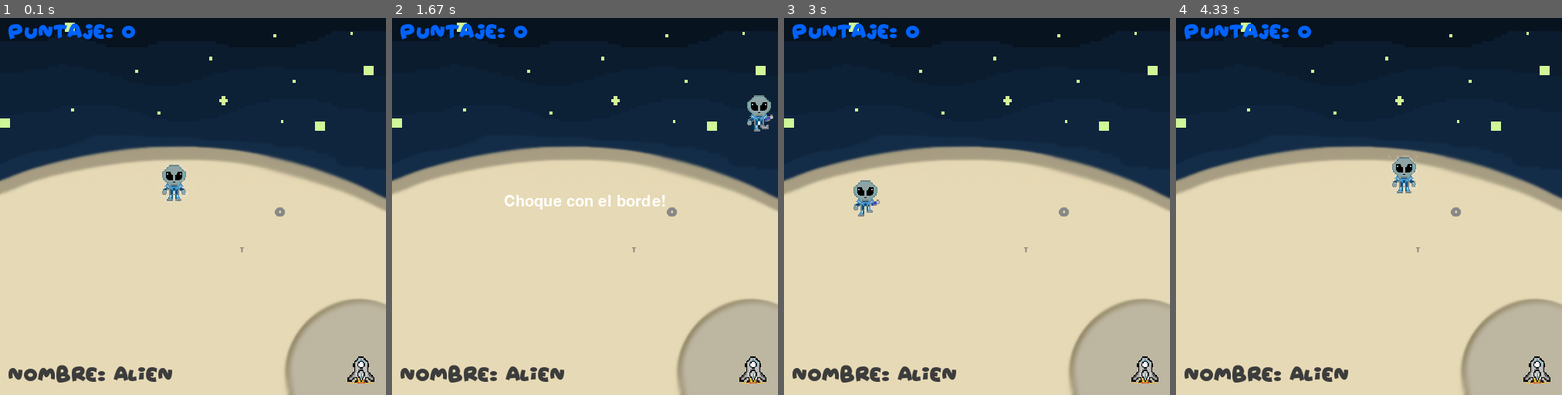
Above: before the commit, frames 1-4 (left to right).
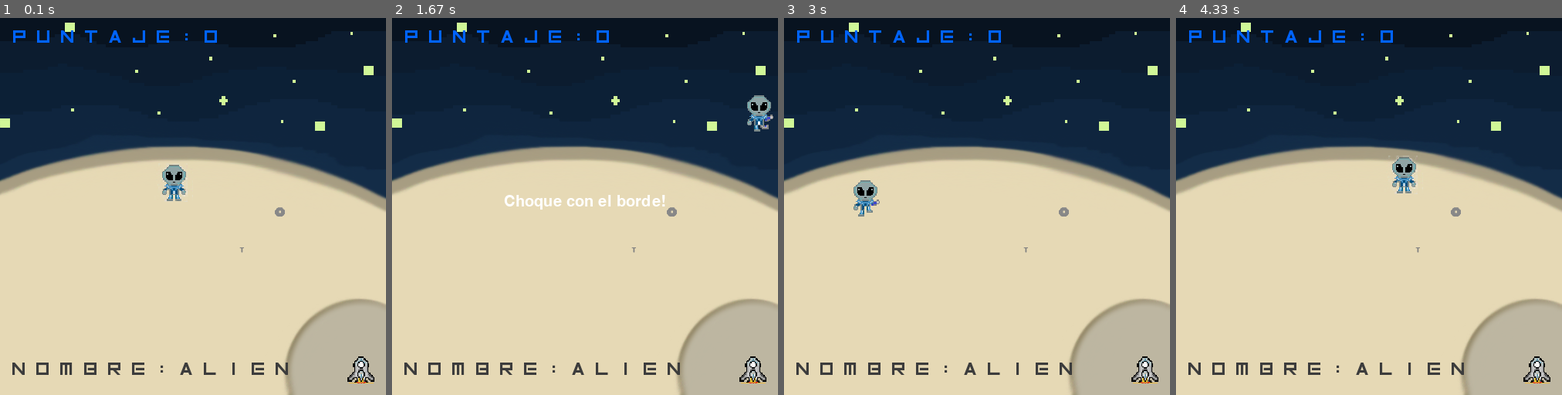
Above: after the commit, the same moments.

Repository: aperez536/pygame
Game: pygame game, started from Aliens.py
Two runs of this game, one before a commit and one after it. Both use one fixed random seed, a clock stepped at 60 frames per second and the inputs below.
Inputs:
- Up to frame 1 (0.1 s): no input
- Up to frame 2 (1.67 s): hold Right 0.33-0.8 s; hold Up 0.83-1.13 s; hold Right 1.17-1.63 s
- Up to frame 3 (3 s): hold Down 2.23-2.53 s; hold Left 2.57-2.97 s
- Up to frame 4 (4.33 s): hold Up 3-3.37 s; hold Right 3.4-4.03 s; hold Down from 4.07 s (still down)

The runs differ from the first frame. In frame 1, 2.5% of the frame differs, in the area x 2-75%, y 1-97%; in frame 2, 2.5%; in frame 3, 2.5%; in frame 4, 2.5%.

Commit message:
Agregada la clase "Menu" a la carpeta de clases. Fonts, musica, minutas. Cambios menores.

Diff:
--- a/Aliens.py
+++ b/Aliens.py
@@ -49,7 +49,7 @@
     time.sleep(1)
     game_loop() #No tiene que volver a empezar
 
-def mensaje2(text): # es igual que mensaje 1?????
+def mensaje2(text):
     largeText = pygame.font.Font('freesansbold.ttf', 20)
     TextSurf, TextRect = texto(text, largeText)
     TextRect.center = ((DISPLAY_ANCHO/2), (DISPLAY_ALTURA/2))
@@ -177,13 +177,13 @@
         config.gameDisplay.fill(NEGRO)
         config.gameDisplay.blit(fondo, (0, 0))
 
-        nuevoMensaje2.Print("Nombre: " + iAlien.name)
+        nuevoMensaje2.Print("Nombre:" + iAlien.name)
 
         iAlien.move(x_var, y_var,contador)
         if Puntaje > 2000:
             nuevoMensaje.Borrar()
         else:
-            nuevoMensaje.Print("Puntaje: " + str(Puntaje))
+            nuevoMensaje.Print("Puntaje:" + str(Puntaje))
 
         nave(x3, y3)
 
--- a/Clases/Constantes.py
+++ b/Clases/Constantes.py
@@ -50,5 +50,4 @@
 ImagenActual = 0
 imagenes[ImagenActual]
 
-#background =  pygame.image.load()
 #background = pygame.transform.scale(background,(500,800)) #Ajuste de la imagen al tamao del display
--- a/Clases/Mensaje.py
+++ b/Clases/Mensaje.py
@@ -23,8 +23,8 @@
     def __init__(self):
         #Default
         self.Color = BLANCO #(255,255,255) sera string?
-        self.Fuente = "Font\\wowsers.ttf"
-        self.Tamano = 20
+        self.Fuente = "Font\\font2.otf"
+        self.Tamano = 50
         self.Posicion = "center"
         self.Padding = 10
         self.GameDisplay = pygame.display.set_mode((DISPLAY_ANCHO, DISPLAY_ALTURA))
--- /dev/null
+++ b/Clases/Menu.py
@@ -0,0 +1,183 @@
+# -*- coding: cp1252 -*-
+import pygame
+import time
+import random
+from logging import addLevelName
+from test.pickletester import DATA0_DIS
+from pygame.locals import *
+
+pygame.init()
+
+pygame.mixer.music.load("Music1.mp3")
+reloj= pygame.time.Clock()
+#pygame.mixer.music.play(1)
+
+
+class Opcion:
+
+    def __init__(self, fuente, titulo, x, y, paridad, funcion_asignada):
+        self.imagen_normal = fuente.render(titulo, 1, (255, 255, 255))
+        self.imagen_destacada = fuente.render(titulo, 1, (200, 0, 0))
+        self.image = self.imagen_normal
+        self.rect = self.image.get_rect()
+        self.rect.x = 500* paridad
+        self.rect.y = y
+        self.funcion_asignada = funcion_asignada
+        self.x = float(self.rect.x)
+
+    def actualizar(self):
+        destino_x = 150
+        self.x += (destino_x - self.x) / 10.0
+        self.rect.x = int(self.x)
+
+    def imprimir(self, screen):
+        screen.blit(self.image, self.rect)
+
+    def destacar(self, estado):
+        if estado:
+            self.image = self.imagen_destacada
+        else:
+            self.image = self.imagen_normal
+
+    def activar(self):
+        self.funcion_asignada()
+
+
+class Cursor:
+
+    def __init__(self, x, y, dy):
+        self.image = pygame.image.load('cursor.png').convert_alpha()
+        self.rect = self.image.get_rect()
+        self.rect.x = x
+        self.y_inicial = y
+        self.dy = dy
+        self.y = 0
+        self.seleccionar(0)
+
+    def actualizar(self):
+        self.y += (self.to_y - self.y) / 10.0
+        self.rect.y = int(self.y)
+
+    def seleccionar(self, indice):
+        self.to_y = self.y_inicial + indice * self.dy
+
+    def imprimir(self, screen):
+        screen.blit(self.image, self.rect)
+
+
+class Menu:
+
+    def __init__(self, opciones):
+        self.opciones = []
+        fuente = pygame.font.Font('Oxin.ttf', 50)
+        x = 105
+        y = 105
+        paridad = 1
+
+        self.cursor = Cursor(x - 80, y, 80) #CURSOR MOVIMIENTO
+
+        for titulo, funcion in opciones:
+            self.opciones.append(Opcion(fuente, titulo, x, y, paridad, funcion))
+            y += 80 #DISTANCIA ENTRE PALABRAS
+            if paridad == 1:
+                paridad = -1
+            else:
+                paridad = 1
+
+        self.seleccionado = 0
+        self.total = len(self.opciones)
+        self.mantiene_pulsado = False
+
+    def actualizar(self):
+
+        k = pygame.key.get_pressed()
+
+        if not self.mantiene_pulsado:
+            if k[K_UP]:
+                self.seleccionado -= 1
+            elif k[K_DOWN]:
+                self.seleccionado += 1
+            elif k[K_RETURN]:
+                #función opción.
+                self.opciones[self.seleccionado].activar()
+
+        #opciones permitidas del cursor
+        if self.seleccionado < 0:
+            self.seleccionado = 0
+        elif self.seleccionado > self.total - 1:
+            self.seleccionado = self.total - 1
+
+        self.cursor.seleccionar(self.seleccionado)
+
+        # indica si mantiene pulsada alguna tecla.
+        self.mantiene_pulsado = k[K_UP] or k[K_DOWN] or k[K_RETURN]
+
+        self.cursor.actualizar()
+
+        for o in self.opciones:
+            o.actualizar()
+
+    def imprimir(self, screen):
+     #IMPRIME OPCIONES DEL MENU
+
+        self.cursor.imprimir(screen)
+
+        for opcion in self.opciones:
+            opcion.imprimir(screen)
+
+def comenzar_nuevo_juego():
+    pygame.display.update()
+    screen = pygame.display.set_mode((500, 500))
+    pygame.display.update()
+    x=0
+    y=0
+    vel=10
+    gameExit=False
+    x_var=200
+    y_var=200
+
+
+def salir_del_programa():
+    import sys
+    sys.exit(0)
+
+
+if __name__ == '__main__':
+
+    salir = False
+    opciones = [
+        ("jugar", comenzar_nuevo_juego),
+        ("salir", salir_del_programa)
+        ]
+
+    pygame.font.init()
+    screen = pygame.display.set_mode((500, 500))
+    fondo = pygame.image.load("fondo.png").convert()
+    fondo = pygame.transform.scale(fondo, (500, 500))
+
+    menu = Menu(opciones)
+
+
+
+######################
+
+
+    while not salir:
+
+        #pygame.mixer.music.play()
+        for event in pygame.event.get():
+
+            if event.type == QUIT:
+                salir = True
+
+        screen.blit(fondo, (0,0))
+        menu.actualizar()
+        menu.imprimir(screen)
+        reloj.tick(20)
+        pygame.display.update()
+
+        pygame.display.flip ()
+        pygame.time.delay(10)
+
+pygame.quit()
+quit()
--- a/Documentacion/pruebamenu/pruebas.py
+++ /dev/null
@@ -1,313 +0,0 @@
-import pygame
-import time
-import random
-from logging import addLevelName
-from test.pickletester import DATA0_DIS
-from pygame.locals import *
-
-pygame.init()
-
-########DISPLAY SETTINGS########
-display_ancho = 900
-display_altura = 500
-imagen_ancho= 50
-imagen_alto= 50
-
-#########COLORES#############
-
-negro= (0,0,0)
-blanco=(255,255,255)
-BlancoViejo = (205,192,176)
-
-#######IMAGENES########
-imagen1= pygame.image.load('aliensinfondo.png')
-imagen1= pygame.transform.scale(imagen1, (60,60))
-#background =  pygame.image.load()
-#background= pygame.transform.scale(background,(500,800)) #Ajuste de la imagen al tamao del display
-
-##########AJUSTES VARIOS############
-
-gameDisplay= pygame.display.set_mode((display_ancho, display_altura)) #Tamao del display
-pygame.display.set_caption("Space full of aliens") #Nombre del juego
-clock=pygame.time.Clock()
-
-def alien(x,y):
-    gameDisplay.blit(imagen1, (x,y))
-
-def texto(text, font):
-    textSurface = font.render(text, True, blanco)
-    return textSurface, textSurface.get_rect()
-
-def mensaje1(text):
-    largeText = pygame.font.Font('freesansbold.ttf', 20)
-    TextSurf, TextRect = texto (text, largeText)
-    TextRect.center= ((display_ancho/2), (display_altura/2))
-    gameDisplay.blit (TextSurf, TextRect)
-    pygame.display.update()
-    time.sleep(1)
-    game_loop()
-
-def mensaje_borde():
-    mensaje1('Choque con el borde!')
-def mensaje_colision():
-    colision1('Choque!')
-def colision1(text):
-    largeText = pygame.font.Font('freesansbold.ttf', 20)
-    TextSurf, TextRect = texto (text, largeText)
-    TextRect.center= ((display_ancho/2), (display_altura/2))
-    gameDisplay.blit (TextSurf, TextRect)
-    pygame.display.update()
-    time.sleep(1)
-    game_loop()
-
-
-
-###########################
-
-class Opcion:
-
-    def __init__(self, fuente, titulo, x, y, paridad, funcion_asignada):
-        self.imagen_normal = fuente.render(titulo, 1, (255, 255, 255))
-        self.imagen_destacada = fuente.render(titulo, 1, (200, 0, 0))
-        self.image = self.imagen_normal
-        self.rect = self.image.get_rect()
-        self.rect.x = 500* paridad
-        self.rect.y = y
-        self.funcion_asignada = funcion_asignada
-        self.x = float(self.rect.x)
-
-    def actualizar(self):
-        destino_x = 150
-        self.x += (destino_x - self.x) / 10.0
-        self.rect.x = int(self.x)
-
-    def imprimir(self, screen):
-        screen.blit(self.image, self.rect)
-
-    def destacar(self, estado):
-        if estado:
-            self.image = self.imagen_destacada
-        else:
-            self.image = self.imagen_normal
-
-    def activar(self):
-        self.funcion_asignada()
-
-
-class Cursor:
-
-    def __init__(self, x, y, dy):
-        self.image = pygame.image.load('cursor.png').convert_alpha()
-        self.rect = self.image.get_rect()
-        self.rect.x = x
-        self.y_inicial = y
-        self.dy = dy
-        self.y = 0
-        self.seleccionar(0)
-
-    def actualizar(self):
-        self.y += (self.to_y - self.y) / 10.0
-        self.rect.y = int(self.y)
-
-    def seleccionar(self, indice):
-        self.to_y = self.y_inicial + indice * self.dy
-
-    def imprimir(self, screen):
-        screen.blit(self.image, self.rect)
-
-
-class Menu:
-
-    def __init__(self, opciones):
-        self.opciones = []
-        fuente = pygame.font.Font('dejavu.ttf', 50)
-        x = 105
-        y = 105
-        paridad = 1
-
-        self.cursor = Cursor(x - 80, y, 80) #CURSOR MOVIMIENTO
-
-        for titulo, funcion in opciones:
-            self.opciones.append(Opcion(fuente, titulo, x, y, paridad, funcion))
-            y += 80 #DISTANCIA ENTRE PALABRAS
-            if paridad == 1:
-                paridad = -1
-            else:
-                paridad = 1
-
-        self.seleccionado = 0
-        self.total = len(self.opciones)
-        self.mantiene_pulsado = False
-
-    def actualizar(self):
-
-        k = pygame.key.get_pressed()
-
-        if not self.mantiene_pulsado:
-            if k[K_UP]:
-                self.seleccionado -= 1
-            elif k[K_DOWN]:
-                self.seleccionado += 1
-            elif k[K_RETURN]:
-                #funcion opcion.
-                self.opciones[self.seleccionado].activar()
-
-        #opciones permitidas del cursor
-        if self.seleccionado < 0:
-            self.seleccionado = 0
-        elif self.seleccionado > self.total - 1:
-            self.seleccionado = self.total - 1
-
-        self.cursor.seleccionar(self.seleccionado)
-
-        # indica si mantiene pulsada alguna tecla.
-        self.mantiene_pulsado = k[K_UP] or k[K_DOWN] or k[K_RETURN]
-
-        self.cursor.actualizar()
-
-        for o in self.opciones:
-            o.actualizar()
-
-    def imprimir(self, screen):
-     #IMPRIME OPCIONES DEL MENU
-
-        self.cursor.imprimir(screen)
-
-        for opcion in self.opciones:
-            opcion.imprimir(screen)
-
-def comenzar_nuevo_juego():
-    pygame.display.update()
-    screen = pygame.display.set_mode((500, 500))
-    pygame.display.update()
-    x=0
-    y=0
-    vel=10
-    gameExit=False
-    x_var=200
-    y_var=200
-
-               ###MOVIMIENTOS###
-    if event.type == pygame.KEYDOWN:
-                if event.key == pygame.K_LEFT:
-                    x=-vel
-                if event.key == pygame.K_RIGHT:
-                    x=vel
-                if event.key == pygame.K_UP:
-                    y=-vel
-                if event.key == pygame.K_DOWN:
-                    y=vel
-    if event.type == pygame.KEYUP:
-                if event.key == pygame.K_LEFT:
-                    x=0
-                if event.key == pygame.K_RIGHT:
-                    x=0
-                if event.key == pygame.K_UP:
-                    y=0
-                if event.key == pygame.K_DOWN:
-                    y=0
-
-
-    x_var+=x
-    y_var+=y
-    gameDisplay.fill(negro)
-    alien(x_var,y_var)
-
-
-                       ###Colisiones
-    if x_var > display_ancho-imagen_ancho or x_var < 0:
-            mensaje_borde()
-    if y_var > display_altura-imagen_alto or y_var < 0:
-            gameExit=True
-    if x_var > display_altura or x_var < 0:
-            gameExit=True
-
-
-    clock.tick(30)
-
-
-def salir_del_programa():
-   # import sys
-    #sys.exit(0)
-   for event in pygame.event.get():
-    pygame.quit()
-    quit()
-
-
-if __name__ == '__main__':
-
-    salir = False
-    opciones = [
-        ("Jugar", comenzar_nuevo_juego),
-        ("Salir", salir_del_programa)
-        ]
-
-    pygame.font.init()
-    screen = pygame.display.set_mode((500, 500))
-    fondo = pygame.image.load("fondo.png").convert()
-    fondo = pygame.transform.scale(fondo, (500, 500))
-
-    menu = Menu(opciones)
-
-
-
-######################
-
-
-    while not salir:
-        for event in pygame.event.get():
-
-            if event.type == QUIT:
-                salir = True
-
-        screen.blit(fondo, (0,0))
-        menu.actualizar()
-        menu.imprimir(screen)
-
-        pygame.display.flip ()
-        pygame.time.delay(10)
-
-"""
-               ###MOVIMIENTOS###
-            if event.type == pygame.KEYDOWN:
-                if event.key == pygame.K_LEFT:
-                    x=-vel
-                if event.key == pygame.K_RIGHT:
-                    x=vel
-                if event.key == pygame.K_UP:
-                    y=-vel
-                if event.key == pygame.K_DOWN:
-                    y=vel
-            if event.type == pygame.KEYUP:
-                if event.key == pygame.K_LEFT:
-                    x=0
-                if event.key == pygame.K_RIGHT:
-                    x=0
-                if event.key == pygame.K_UP:
-                    y=0
-                if event.key == pygame.K_DOWN:
-                    y=0
-
-
-        x_var+=x
-        y_var+=y
-        gameDisplay.fill(negro)
-        alien(x_var,y_var)
-
-
-                       ###Colisiones
-        if x_var > display_ancho-imagen_ancho or x_var < 0:
-            mensaje_borde()
-        if y_var > display_altura-imagen_alto or y_var < 0:
-            gameExit=True
-        if x_var > display_altura or x_var < 0:
-            gameExit=True
-"""
-
-
-
-
-
-#game_loop()
-pygame.quit()
-quit()
Binary file added: Clases/Oxin.ttf
Renamed: Documentacion/pruebamenu/cursor.png -> Clases/cursor.png
Renamed: Documentacion/pruebamenu/fondo.png -> Clases/fondo.png
Binary file added: Documentacion/Bucketboard (Kanban)/12-9-17.jpg
Binary file removed: Documentacion/pruebamenu/aliensinfondo.png
Binary file removed: Documentacion/pruebamenu/dejavu.ttf
Binary file added: Font/INVADERS.TTF
Binary file added: Font/font1.otf
Binary file added: Font/font2.otf
Not shown, changed: README.md
Not shown, added: Clases/Music1.mp3
